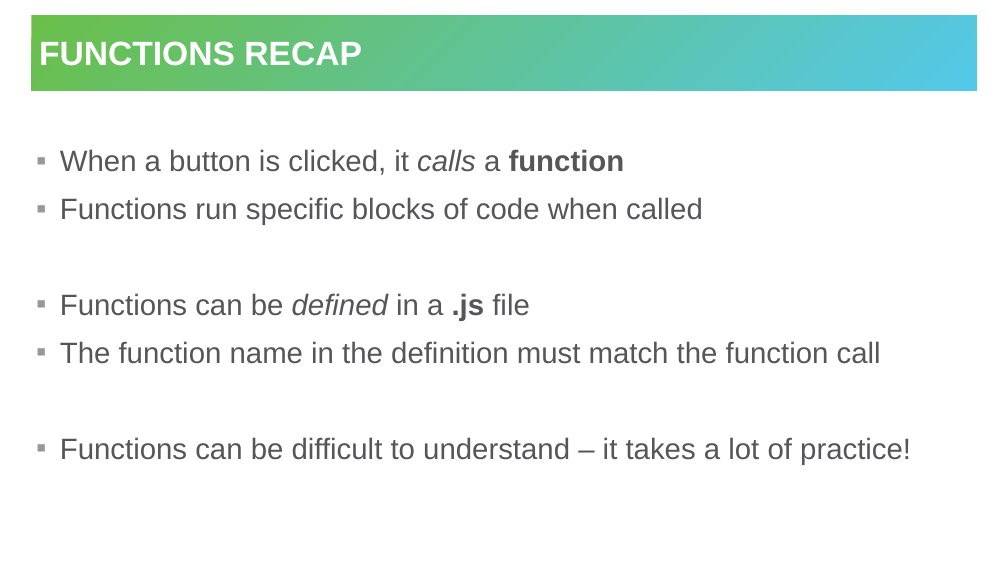
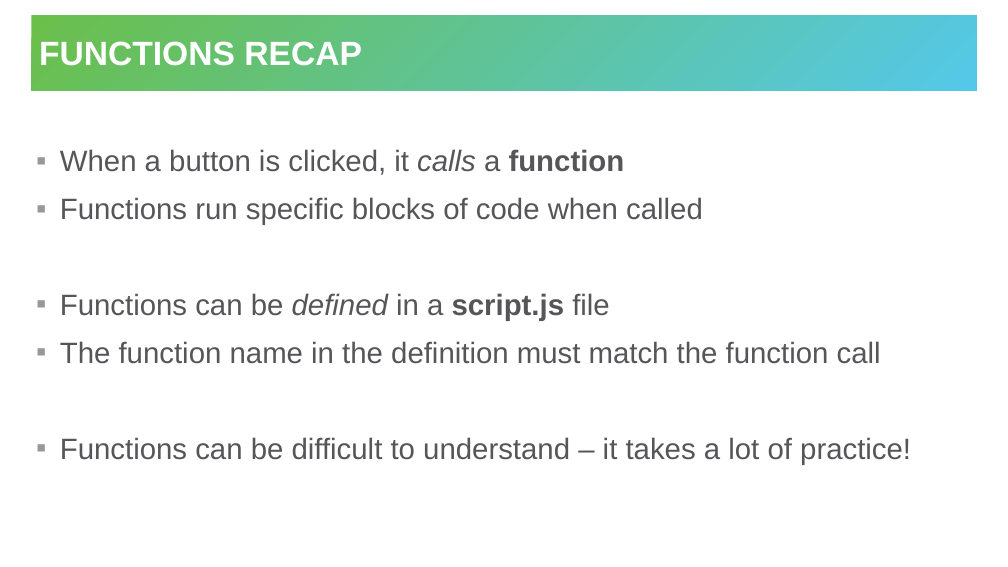
Before and after one commit to hytechclub/web-102, a slide deck: slide 9 of Week04/Buttons.pptx (slide 10 before the commit). Drawn at 1008x567 pixels with LibreOffice and Linux fonts; fonts in the diff are those of the drawing. Boxes give left, top, right and bottom in pixels: in the first picture for what was removed or moved away, otherwise in the second. Text is boxed around its words. In the diff, an @@ line names an element or a change of style, - is before the commit and + after.

```diff
--- a/Week04/Buttons.pptx
+++ b/Week04/Buttons.pptx
@@ text at [60,293,610,321]: text changed @@
-▪ Functions can be defined in a .js file
+▪ Functions can be defined in a script.js file
```
Also in this commit, not shown: 5 other slides changed, 3 slides added, 3 slides removed, 8 other files.
